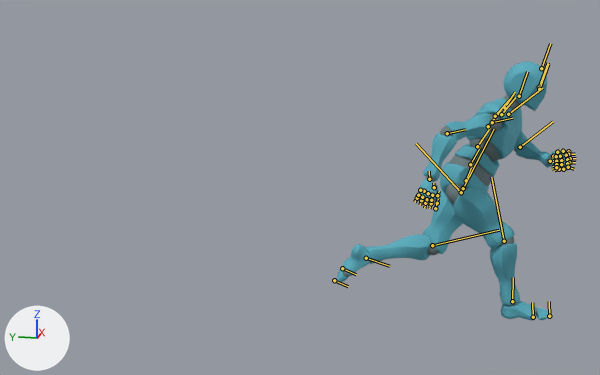
Two versions of the FBX model UnityProject/MemoryOfHope/Assets/Art/Prototype/Animation/Controllers/Player_Run.fbx, one commit apart.
Both versions are drawn from a 50 mm lens placed at (-4.97, -2.13, 2.09), pointed at (-0.03, -1.14, 0.86). The lights are fixed; the arrows at lower left show +X, +Y and +Z. Both versions are drawn at frame 13 of the action 'mixamo.com'; the numbers are the values there. The bones that bend it are drawn over the model as lines.

Names of what the first picture shows: 'Alpha_Joints', 'Alpha_Surface'.
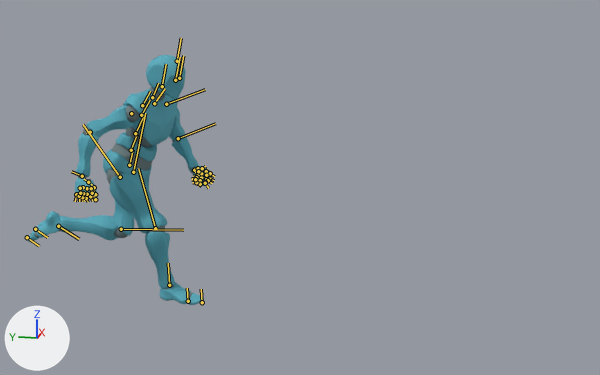
What the commit changed:
Bone 'mixamorig:Hips' (bone_mixamorig_hips) moves from (1.6, -5.9, 215.4) to (1.9, -5.8, -0.3).
Bone 'mixamorig:Hips' (bone_mixamorig_hips) turns from (18, -3, -6) to (16, -5, -3) degrees about its own x, y and z.
Bone 'mixamorig:Spine' (bone_mixamorig_spine) turns from (8, -9, 6) to (9, -6, 3) degrees about its own x, y and z.
Bone 'mixamorig:Neck' (bone_mixamorig_neck) turns from (-3, 2, 3) to (-5, 2, 3) degrees about its own x, y and z.
Bone 'mixamorig:LeftShoulder' (bone_mixamorig_leftshoulder) turns from (1, -16, 0) to (3, -15, -6) degrees about its own x, y and z.
Bone 'mixamorig:LeftArm' (bone_mixamorig_leftarm) turns from (-5, -24, -37) to (8, -22, -47) degrees about its own x, y and z.
Bone 'mixamorig:LeftForeArm' (bone_mixamorig_leftforearm) turns from (0, -94, 0) to (-3, -64, 2) degrees about its own x, y and z.
Bone 'mixamorig:LeftHand' (bone_mixamorig_lefthand) turns from (-36, -8, 30) to (-42, -9, 28) degrees about its own x, y and z.
Bone 'mixamorig:RightShoulder' (bone_mixamorig_rightshoulder) turns from (3, 27, 3) to (5, 25, 9) degrees about its own x, y and z.
Bone 'mixamorig:RightArm' (bone_mixamorig_rightarm) turns from (0, -44, 56) to (5, -34, 52) degrees about its own x, y and z.
Bone 'mixamorig:RightHand' (bone_mixamorig_righthand) turns from (-27, 5, -18) to (-33, 13, -25) degrees about its own x, y and z.
Bone 'mixamorig:RightUpLeg' (bone_mixamorig_rightupleg) turns from (-59, 10, 11) to (-47, 3, 12) degrees about its own x, y and z.
Bone 'mixamorig:RightLeg' (bone_mixamorig_rightleg) turns from (29, 3, 2) to (22, 4, 1) degrees about its own x, y and z.
Bone 'mixamorig:LeftUpLeg' (bone_mixamorig_leftupleg) turns from (6, 13, -1) to (-4, 17, -3) degrees about its own x, y and z.
Bone 'mixamorig:LeftLeg' (bone_mixamorig_leftleg) turns from (51, 6, 8) to (77, 2, 10) degrees about its own x, y and z.
Bone 'mixamorig:LeftFoot' (bone_mixamorig_leftfoot) turns from (37, 7, -1) to (40, 8, 0) degrees about its own x, y and z.

Pixel boxes [x1, y1, x2, y2] of what changed, in the pictures (600 x 375 px):
'Alpha_Surface', posed (22% narrower)
    before: [336, 61, 572, 320]
    after: [27, 55, 211, 305]
'Alpha_Joints', posed (23% narrower)
    before: [343, 95, 573, 315]
    after: [34, 87, 212, 300]
bone 'mixamorig:Hips', root to tip
    before: (466, 180) to (473, 163)
    after: (129, 165) to (133, 149)
bone 'mixamorig:Spine', root to tip
    before: (470, 164) to (480, 147)
    after: (131, 150) to (137, 134)
bone 'mixamorig:Neck', root to tip
    before: (504, 107) to (515, 92)
    after: (152, 97) to (158, 83)
bone 'mixamorig:LeftShoulder', root to tip
    before: (501, 114) to (515, 97)
    after: (154, 103) to (165, 88)
bone 'mixamorig:LeftArm', root to tip
    before: (508, 114) to (542, 88)
    after: (166, 104) to (205, 89)
bone 'mixamorig:LeftForeArm', root to tip
    before: (520, 147) to (553, 121)
    after: (178, 138) to (215, 123)
bone 'mixamorig:LeftHand', root to tip
    before: (550, 161) to (559, 159)
    after: (194, 170) to (204, 168)
bone 'mixamorig:RightShoulder', root to tip
    before: (495, 116) to (509, 99)
    after: (142, 105) to (150, 91)
bone 'mixamorig:RightArm', root to tip
    before: (492, 122) to (512, 118)
    after: (131, 113) to (131, 114)
bone 'mixamorig:RightHand', root to tip
    before: (429, 179) to (429, 171)
    after: (82, 176) to (71, 171)
bone 'mixamorig:RightUpLeg', root to tip
    before: (461, 192) to (416, 143)
    after: (120, 177) to (83, 124)
bone 'mixamorig:RightLeg', root to tip
    before: (504, 241) to (491, 177)
    after: (155, 228) to (138, 168)
bone 'mixamorig:LeftUpLeg', root to tip
    before: (463, 188) to (494, 129)
    after: (133, 172) to (145, 113)
bone 'mixamorig:LeftLeg', root to tip
    before: (432, 245) to (499, 230)
    after: (121, 229) to (183, 230)
bone 'mixamorig:LeftFoot', root to tip
    before: (366, 258) to (389, 266)
    after: (58, 226) to (79, 239)
